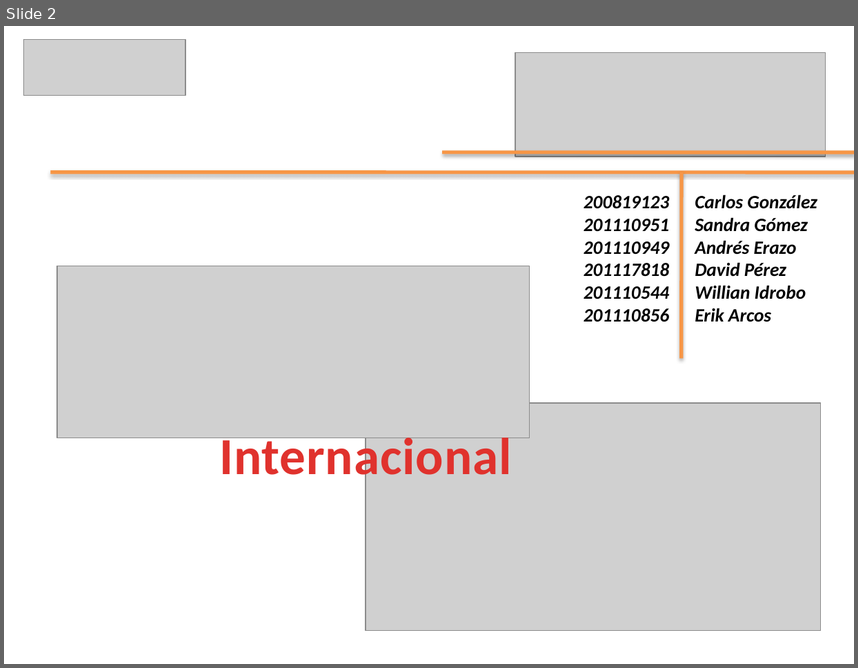
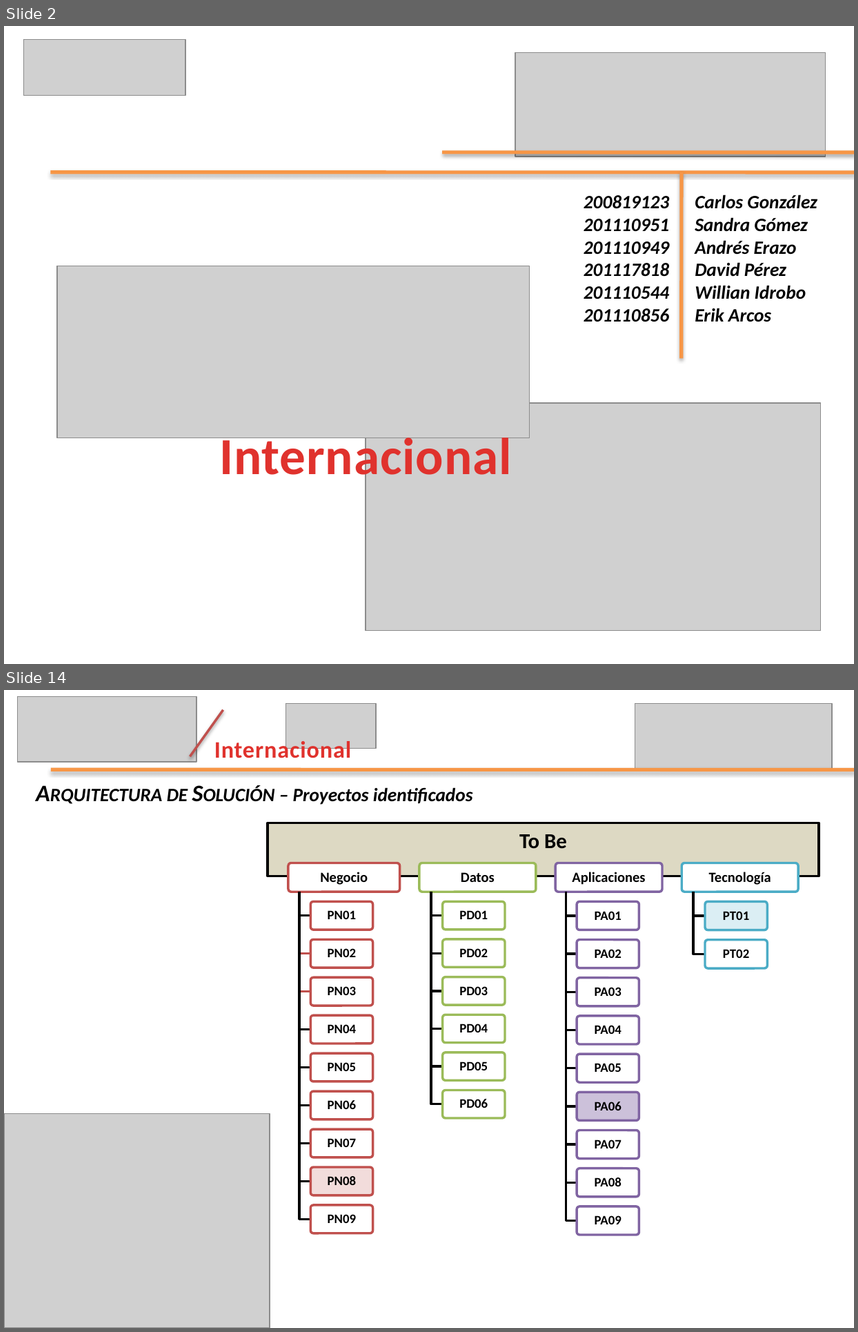
Before and after one commit to leseroth/ingenium-managment, a slide deck: CSOF5100 Proyecto 1/0621PresentacionIngenium.pptx. Shown one above the other, each under a label of ours: slide 2 before the commit, slides 2 and 14 after it; the slides between them are not shown. The pictures are 858x668 and 858x1332 pixels, drawn with LibreOffice and Linux fonts; fonts in the diff are those of the drawing; grey boxes stand for pictures. Boxes give left, top, right and bottom in pixels: in the first picture for what was removed or moved away, otherwise in the second. Text is boxed around its words. In the diff, an @@ line names an element or a change of style, - is before the commit and + after.

```diff
--- a/CSOF5100 Proyecto 1/0621PresentacionIngenium.pptx
+++ b/CSOF5100 Proyecto 1/0621PresentacionIngenium.pptx
@@ slide 14 added at (4, 690, 854, 1328), background #FFFFFF @@
@@ picture added at (18, 697, 197, 762) @@
@@ line added from (190, 756) to (223, 709), #C0504D 2 pt @@
@@ picture added at (286, 704, 377, 749) @@
@@ picture added at (635, 704, 832, 770) @@
@@ text added at (214, 738, 352, 758), 20 pt, text gradient #E0322D to #A2201C, bold @@
+Internacional
@@ line added from (51, 770) to (854, 770), #F79646 3 pt @@
@@ text added at (167, 787, 473, 805), 20 pt, text #000000, bold, italic, small capitals @@
+Arquitectura de Solución – Proyectos identificados
@@ rectangle added at (268, 822, 818, 876), fill #DDD9C3, outline #000000 2 pt, 18 pt, text #000000, bold @@
+To Be
@@ group added at (288, 862, 798, 1234): 30 rounded rectangles, 30 texts, 26 freeform shapes @@
+Negocio
+PN01
+PN02
+PN03
+PN04
+PN05
+PN06
+PN07
+PN08
+PN09
+Datos
+PD01
+PD02
+PD03
+PD04
+PD05
+PD06
+Aplicaciones
+PA01
+PA02
+PA03
+PA04
+PA05
+PA06
+PA07
+PA08
+PA09
+Tecnología
+PT01
+PT02
@@ picture added at (4, 1114, 269, 1328) @@
```
Also in this commit, not shown: 11 slides changed, 15 other slides added, 13 slides removed.
